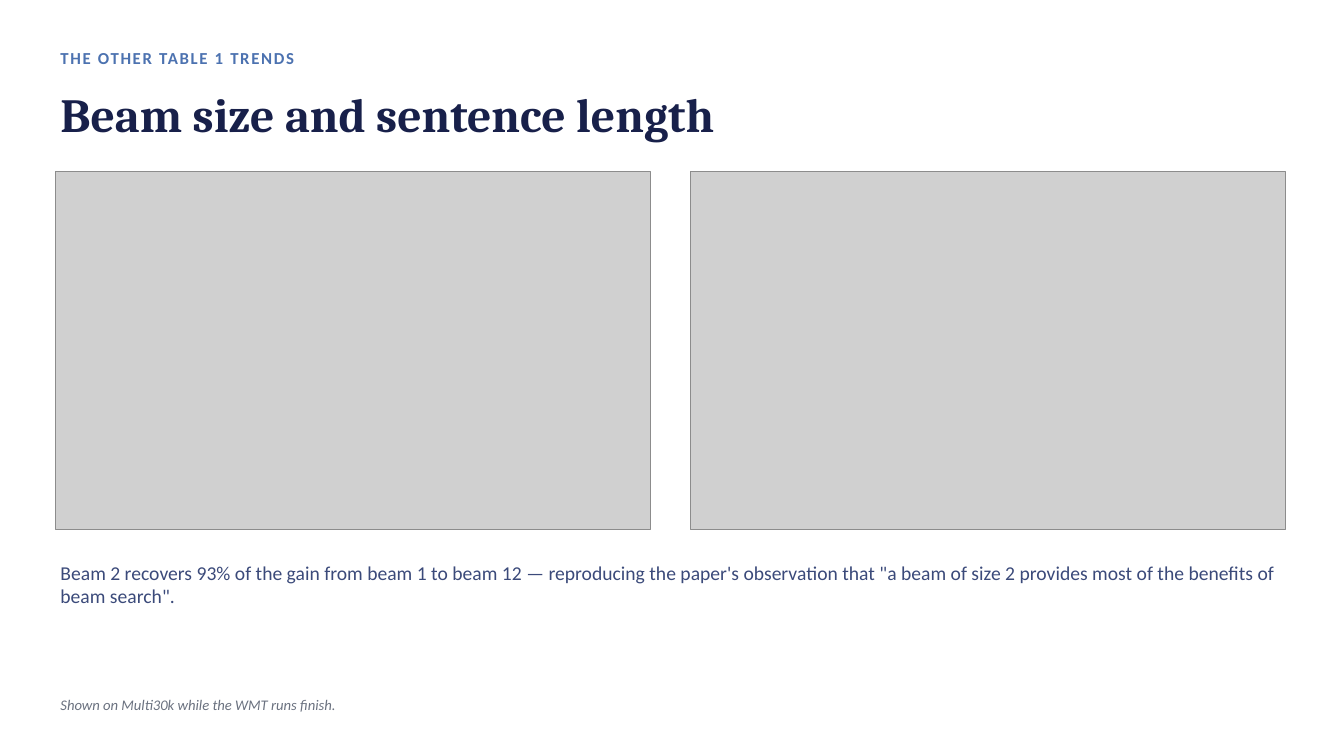
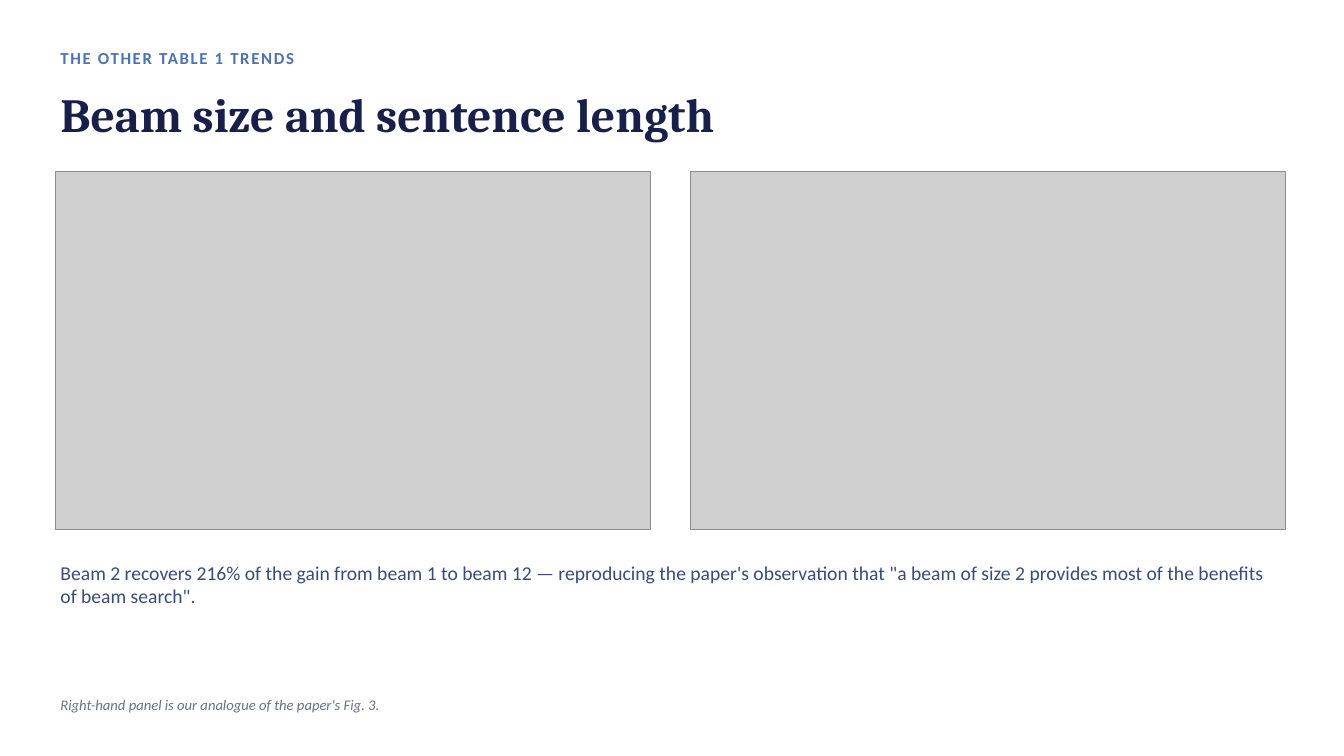
Before and after one commit to RubenS183/seq2seq-ee5180, a slide deck: slide 8 of slides/EE5180_midterm_slides.pptx. Drawn at 1344x756 pixels with LibreOffice and Linux fonts; fonts in the diff are those of the drawing; grey boxes stand for pictures. Boxes give left, top, right and bottom in pixels: in the first picture for what was removed or moved away, otherwise in the second. Text is boxed around its words. In the diff, an @@ line names an element or a change of style, - is before the commit and + after.

```diff
--- a/slides/EE5180_midterm_slides.pptx
+++ b/slides/EE5180_midterm_slides.pptx
@@ text at (60,566,1263,603): text changed @@
-Beam 2 recovers 93% of the gain from beam 1 to beam 12 — reproducing the paper's observation that "a beam of size 2 provides most of the benefits of beam search".
+Beam 2 recovers 216% of the gain from beam 1 to beam 12 — reproducing the paper's observation that "a beam of size 2 provides most of the benefits of beam search".
@@ text at (60,700,379,713): text changed @@
-Shown on Multi30k while the WMT runs finish.
+Right-hand panel is our analogue of the paper's Fig. 3.
```
Also in this commit, not shown: 2 other slides changed, 41 other files.
